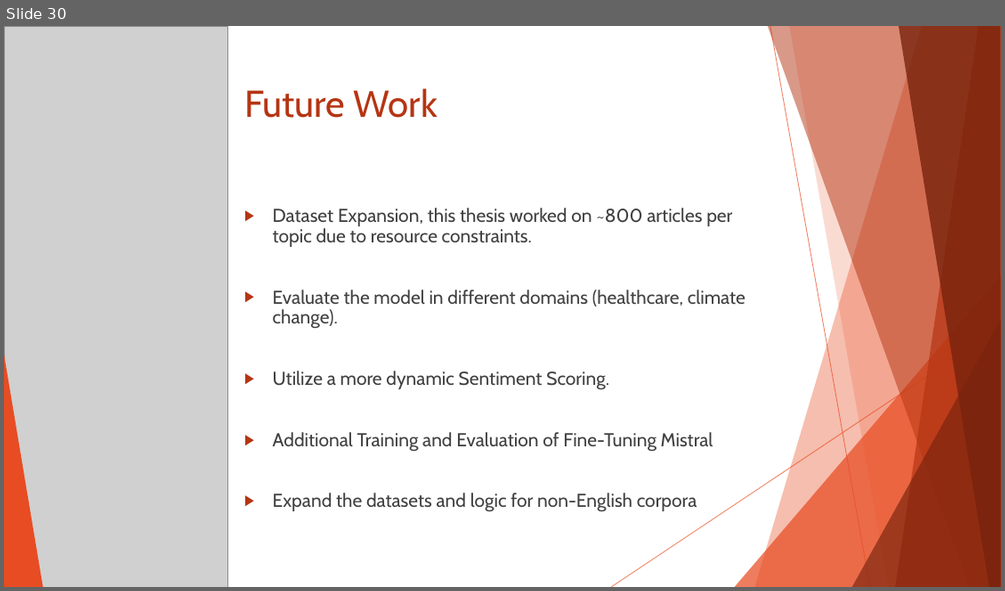
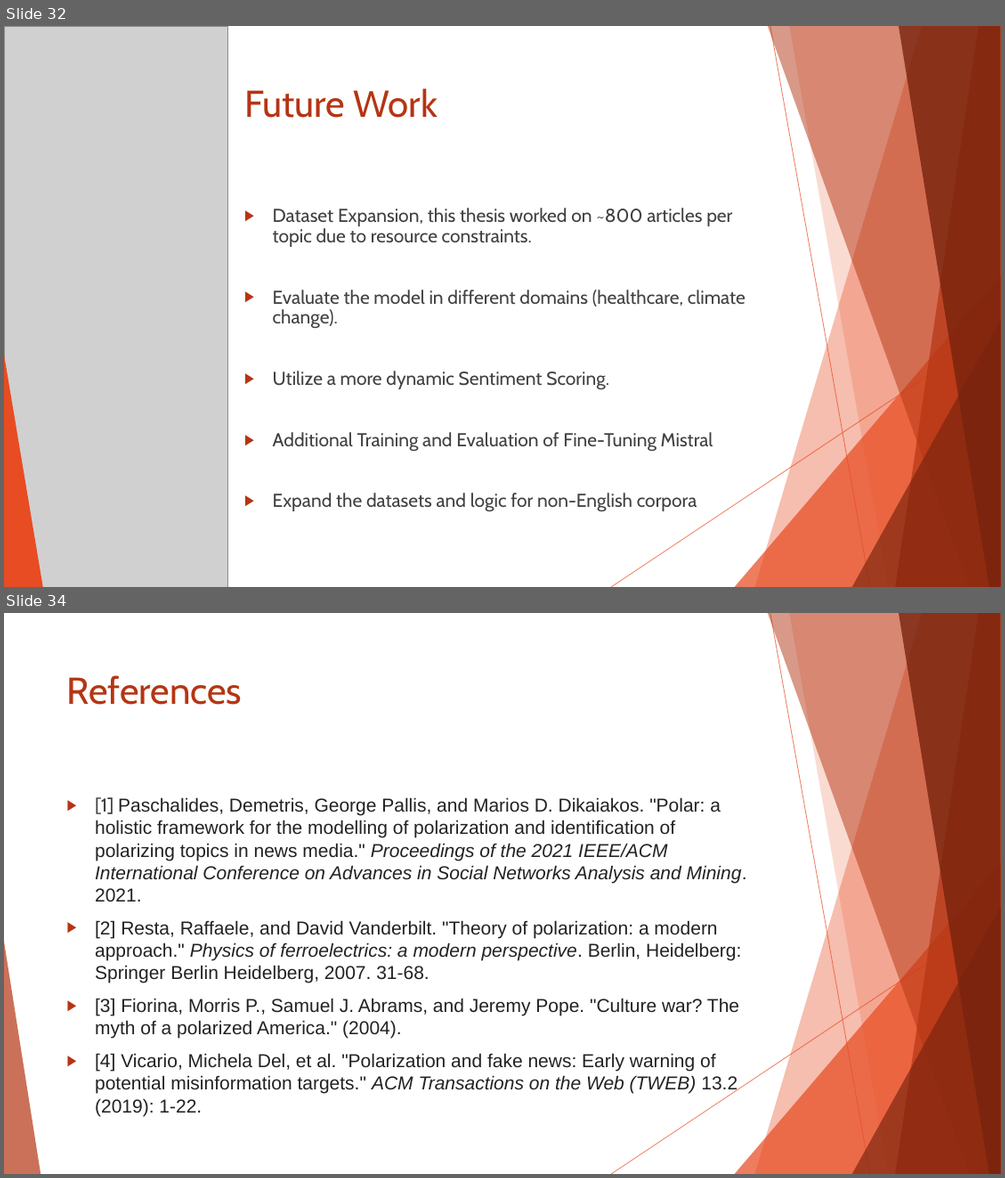
Before and after one commit to amodes01/ADE, a slide deck: Documentation/Thesis_Defend.PPTX. Shown one above the other, each under a label of ours: slide 30 before the commit, slides 32 and 34 after it; the slides between them are not shown. The pictures are 1005x591 and 1005x1178 pixels, drawn with LibreOffice and Linux fonts; fonts in the diff are those of the drawing; grey boxes stand for pictures. Boxes give left, top, right and bottom in pixels: in the first picture for what was removed or moved away, otherwise in the second. Text is boxed around its words. In the diff, an @@ line names an element or a change of style, - is before the commit and + after.

```diff
--- a/Documentation/Thesis_Defend.PPTX
+++ b/Documentation/Thesis_Defend.PPTX
@@ slide 34 added at [4, 613, 1001, 1174], background #FFFFFF; not listed: 10 template elements that a slide beside it also shows @@
@@ title added at [67, 675, 243, 705], 36 pt, text #B53513 @@
+References
@@ text added at [95, 797, 747, 1116], 18 pt, text #222222 @@
+▶ [1] Paschalides, Demetris, George Pallis, and Marios D. Dikaiakos. "Polar: a holistic framework for the modelling of polarization and identification of polarizing topics in news media." Proceedings of the 2021 IEEE/ACM International Conference on Advances in Social Networks Analysis and Mining. 2021.
+▶ [2] Resta, Raffaele, and David Vanderbilt. "Theory of polarization: a modern approach." Physics of ferroelectrics: a modern perspective. Berlin, Heidelberg: Springer Berlin Heidelberg, 2007. 31-68.
+▶ [3] Fiorina, Morris P., Samuel J. Abrams, and Jeremy Pope. "Culture war? The myth of a polarized America." (2004).
+▶ [4] Vicario, Michela Del, et al. "Polarization and fake news: Early warning of potential misinformation targets." ACM Transactions on the Web (TWEB) 13.2 (2019): 1-22.
@@ what was slide 30 is now slide 32 @@
```
Also in this commit, not shown: 15 slides changed, 9 other slides added, 7 slides removed, 3 other files.
